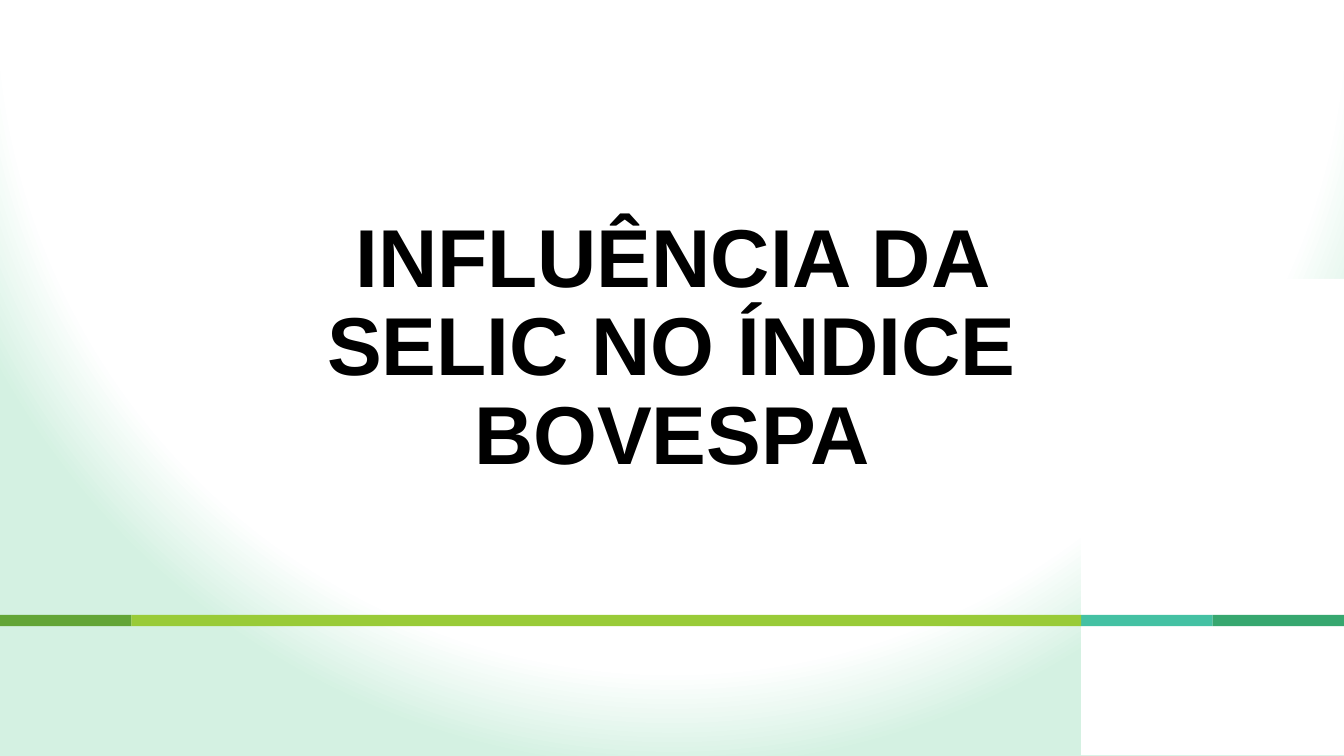
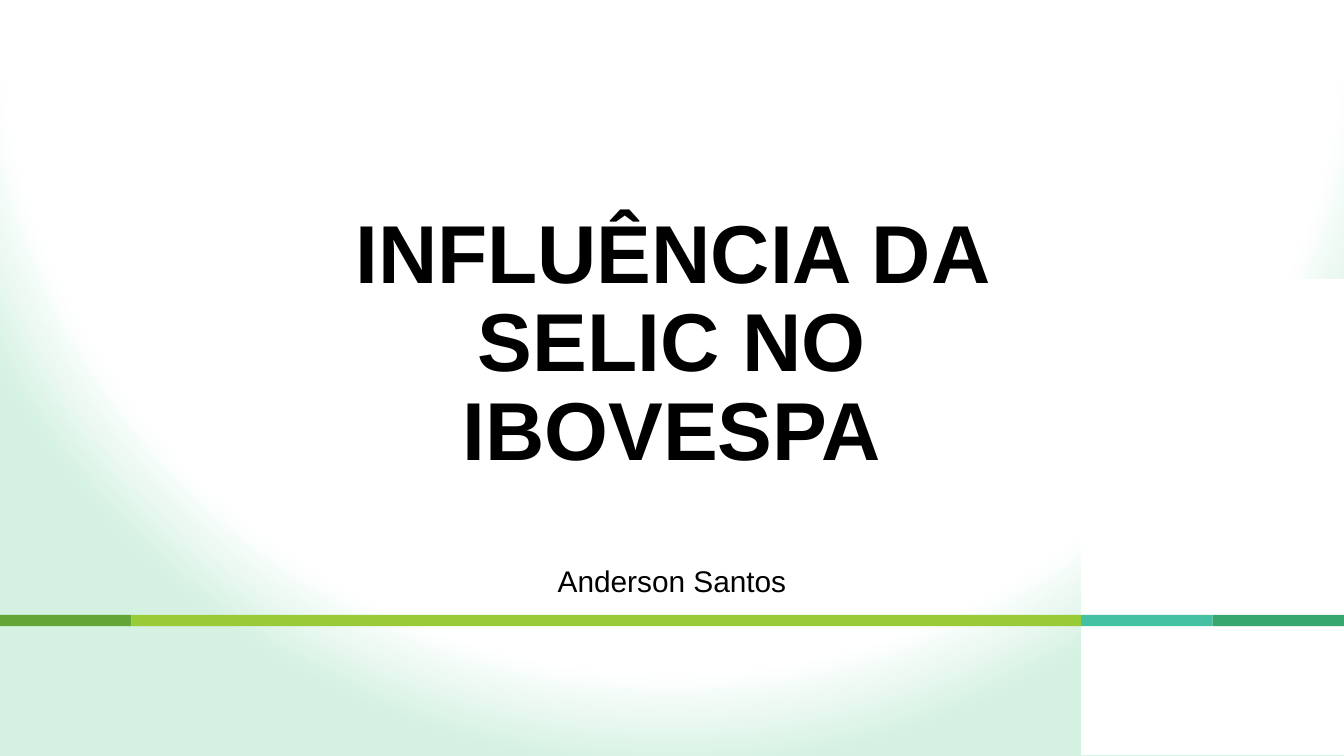
Before and after one commit to asantos2000/caderno-bd, a slide deck: slide 1 of pics/11 - BigDataAnalytics - ANDERSON.pptx. Drawn at 1344x756 pixels with LibreOffice and Linux fonts; fonts in the diff are those of the drawing; background and template pictures are left out. Boxes give left, top, right and bottom in pixels: in the first picture for what was removed or moved away, otherwise in the second. Text is boxed around its words. In the diff, an @@ line names an element or a change of style, - is before the commit and + after.

```diff
--- a/pics/11 - BigDataAnalytics - ANDERSON.pptx
+++ b/pics/11 - BigDataAnalytics - ANDERSON.pptx
@@ title at <box>355,218,991,593</box>: text changed @@
-INFLUÊNCIA DA SELIC NO ÍNDICE BOVESPA
+INFLUÊNCIA DA SELIC NO IBOVESPA
+Anderson Santos
```
Also in this commit, not shown: 11 other slides changed, 1 other file.
